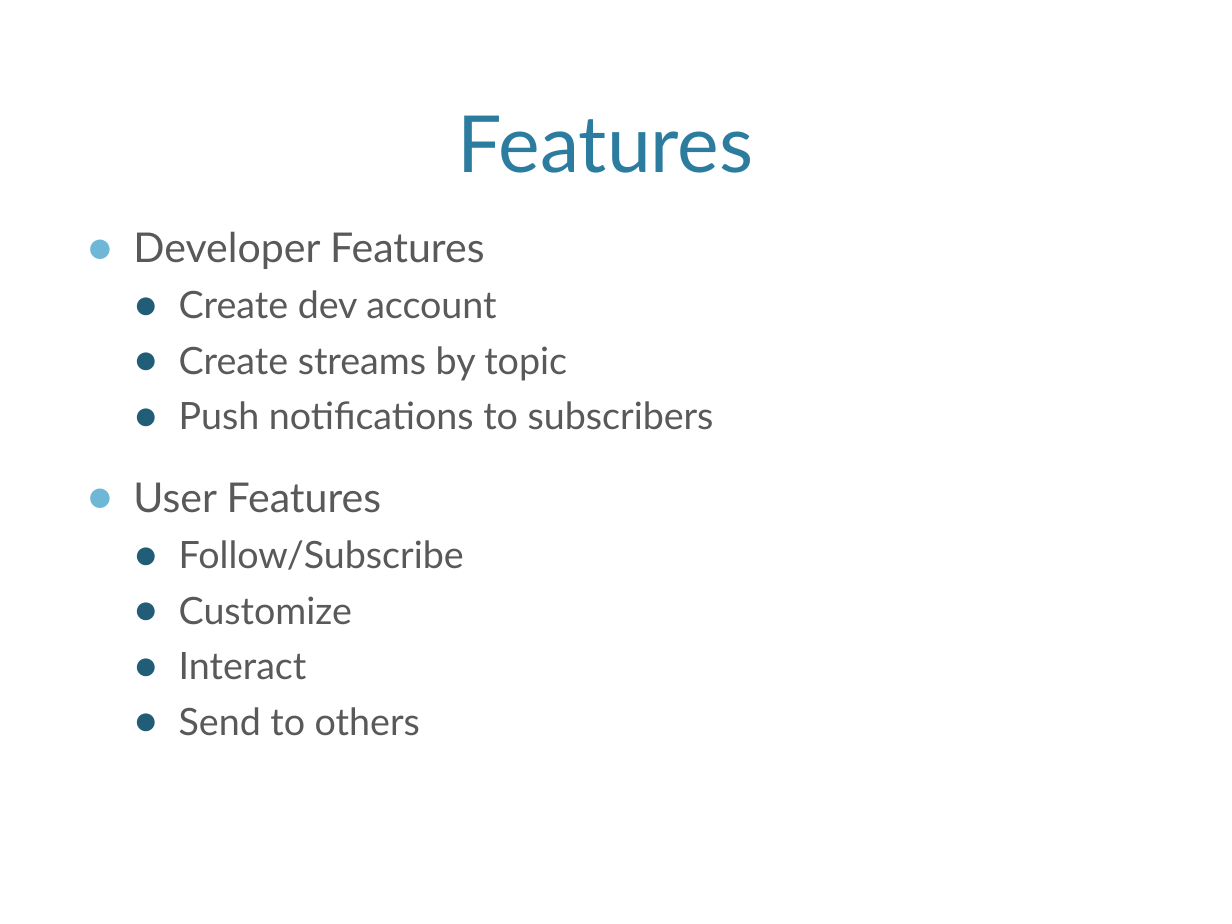
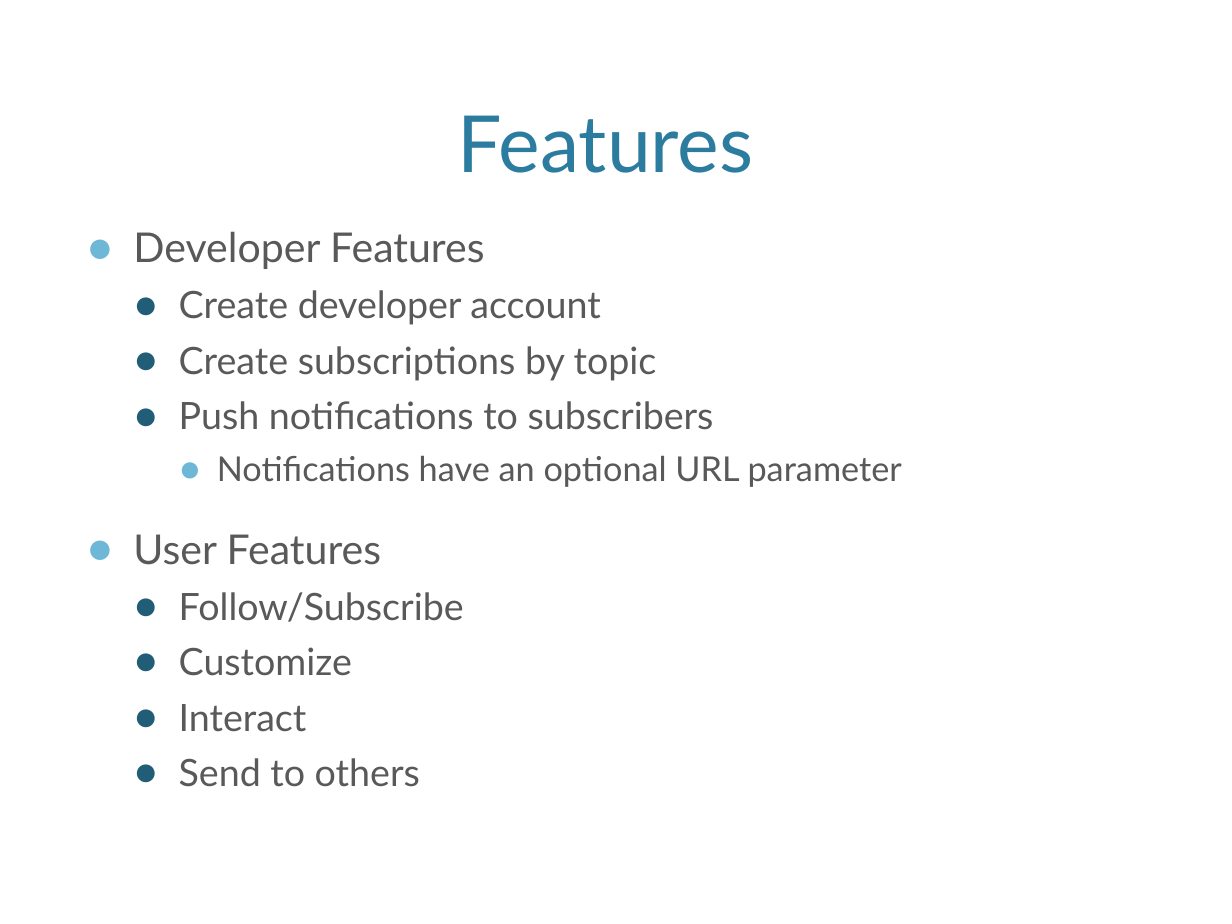
Before and after one commit to mlbvsnba/OOSE, a slide deck: slide 13 of presentations/FinalOOSEPres1.pptx. Drawn at 1232x924 pixels with LibreOffice and Linux fonts; fonts in the diff are those of the drawing; background and template pictures are left out. Boxes give left, top, right and bottom in pixels: in the first picture for what was removed or moved away, otherwise in the second. Text is boxed around its words. In the diff, an @@ line names an element or a change of style, - is before the commit and + after.

```diff
--- a/presentations/FinalOOSEPres1.pptx
+++ b/presentations/FinalOOSEPres1.pptx
@@ text at bbox=[179, 290, 657, 381]: text changed @@
-  ● Create dev account
-  ● Create streams by topic
+  ● Create developer account
+  ● Create subscriptions by topic
@@ text at bbox=[217, 456, 902, 487]: paragraph added @@
+    ● Notifications have an optional URL parameter
```
Also in this commit, not shown: 4 other slides changed.
